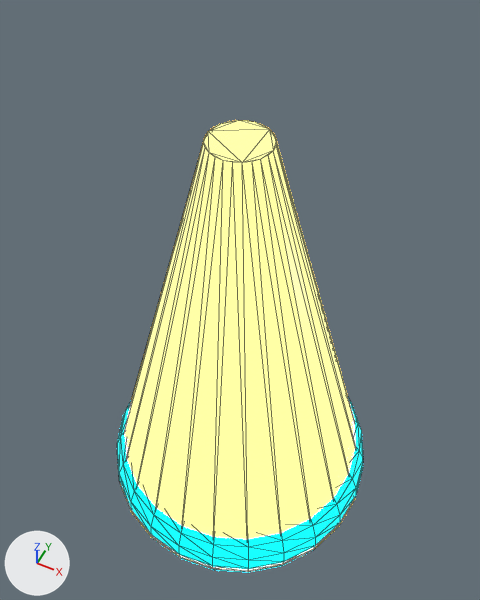
A saved change to the glTF model assets/models/flame_lunar.glb.
The view is the same before and after, from a camera (50 mm lens) standing at (0.554, -1.108, 2.335) and looking at (-0.038, 0.075, 0.855). Lighting does not change. The marker at lower left points along +X, +Y and +Z. The picture after the commit comes second. Mesh edges are drawn as thin lines. Where no turn or scale is listed for an object, it has been applied to the vertices. Vertices at exactly the same position are counted once.

In view in the first picture: 'Flame_Lunar_Base_Anchor', 'Flame_Lunar_Elongated_Plume'.
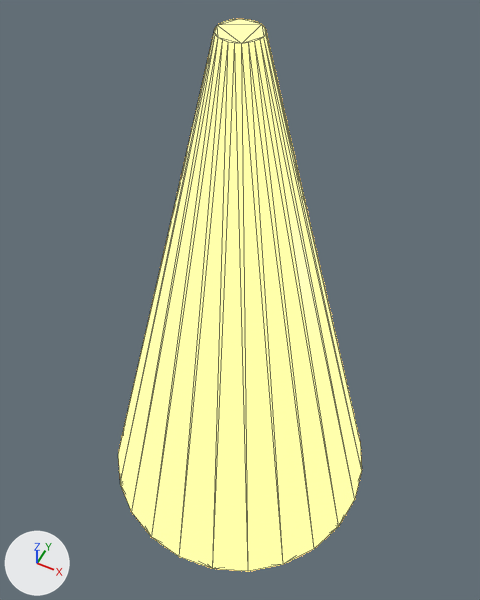
The newer file is also turned or shifted as a whole; pictures and numbers use the older file's frame.

What the commit changed:
me_cone is used by ob_flame_lunar_elongated_plume; location (0.0, 0.0, 0.8).
me_cone had 48 vertices, 92 faces and spanned x -0.45..0.45, y -0.45..0.45, z -0.675..0.675.
me_cone now has 48 vertices, 92 faces and spans x -0.45..0.45, y -0.45..0.45, z -0.675..0.925.
me_cone part 1: all 24 vertices in x -0.08..0.08, y -0.08..0.08, z 0.675 are scaled about their middle by (0.625, 0.625, 1), then moved by (0.0, 0.0, 0.25).
Object 'Flame_Lunar_Base_Anchor' (ob_flame_lunar_base_anchor) is deleted.

Pixel boxes (x1, y1, x2, y2) of what changed, in the pictures (480 x 600 px):
'Flame_Lunar_Elongated_Plume', reshaped (22% taller): before (120, 120, 356, 571); after (118, 19, 362, 571)
'Flame_Lunar_Base_Anchor', deleted (cyan): before (117, 398, 363, 572)
